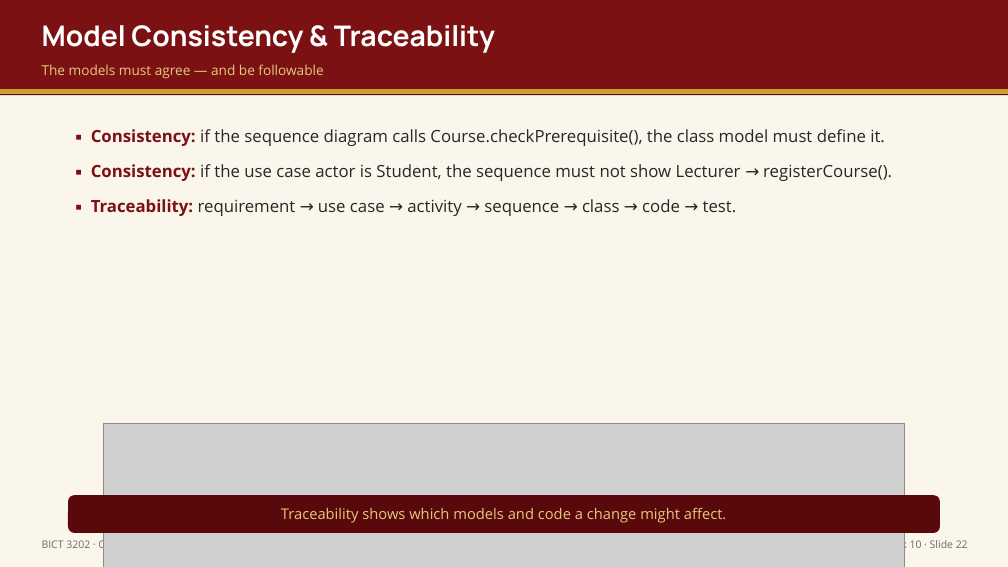
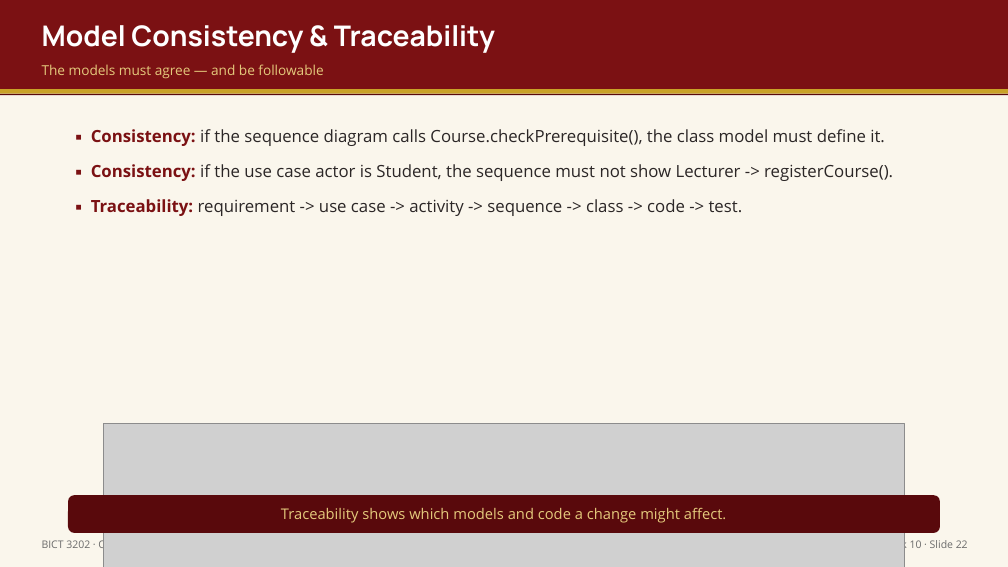
Before and after one commit to mrtc-solutions/OOP-MODULE, a slide deck: slide 23 of output/week10/Week10_Presentation_BICT3202_OOAD.pptx. Drawn at 1008x567 pixels with LibreOffice and Linux fonts; fonts in the diff are those of the drawing; grey boxes stand for pictures. Boxes give left, top, right and bottom in pixels: in the first picture for what was removed or moved away, otherwise in the second. Text is boxed around its words. In the diff, an @@ line names an element or a change of style, - is before the commit and + after.

```diff
--- a/output/week10/Week10_Presentation_BICT3202_OOAD.pptx
+++ b/output/week10/Week10_Presentation_BICT3202_OOAD.pptx
@@ text at [91,164,893,216]: text changed @@
-▪ Consistency: if the use case actor is Student, the sequence must not show Lecturer → registerCourse().
-▪ Traceability: requirement → use case → activity → sequence → class → code → test.
+▪ Consistency: if the use case actor is Student, the sequence must not show Lecturer -> registerCourse().
+▪ Traceability: requirement -> use case -> activity -> sequence -> class -> code -> test.
```
Also in this commit, not shown: 5 other slides changed, 44 other files.
